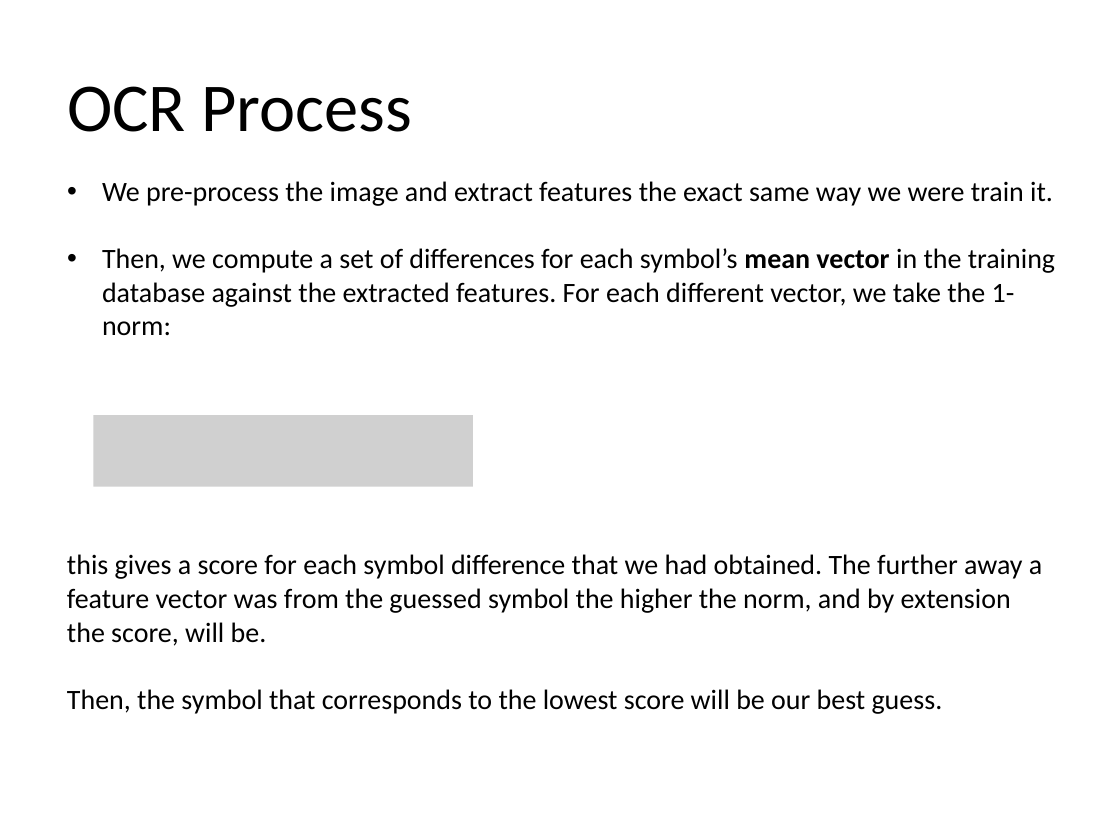
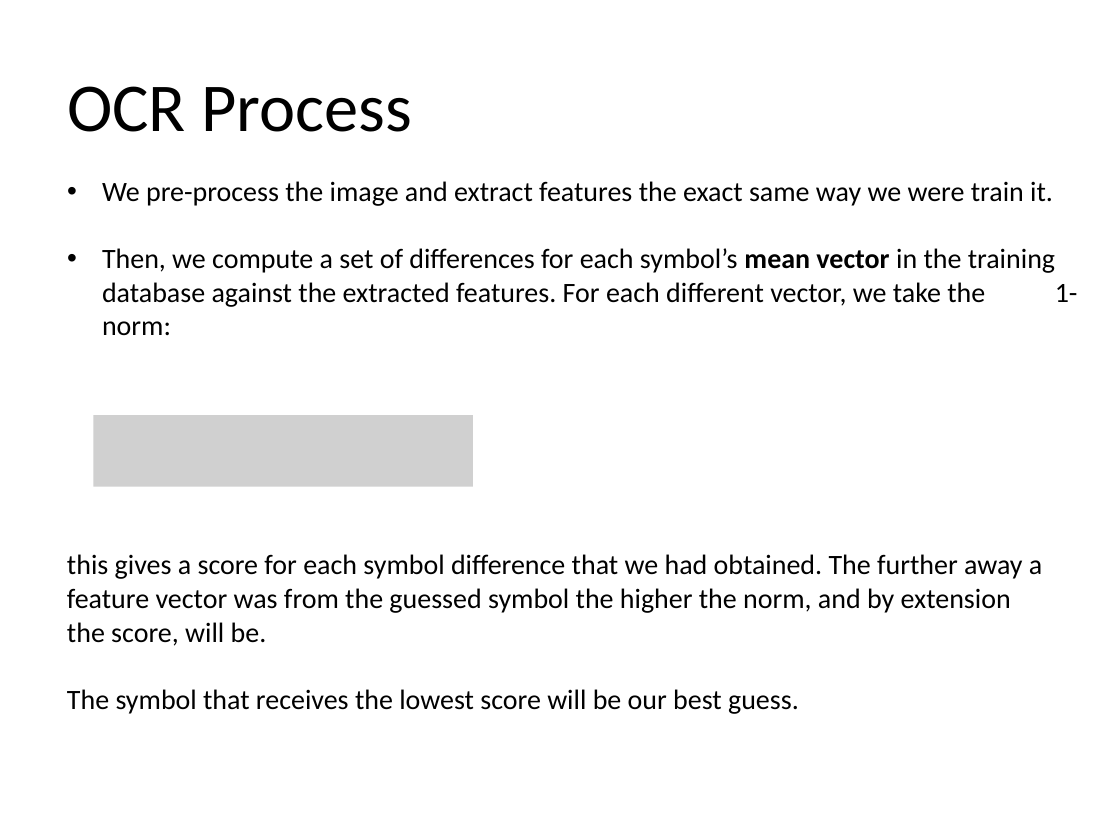
Before and after one commit to hilts-vaughan/cp467, a slide deck: slide 8 of Mean Vector Clustering w.pptx. Drawn at 1120x840 pixels with LibreOffice and Linux fonts; fonts in the diff are those of the drawing; grey boxes stand for pictures. Boxes give left, top, right and bottom in pixels: in the first picture for what was removed or moved away, otherwise in the second. Text is boxed around its words. In the diff, an @@ line names an element or a change of style, - is before the commit and + after.

Commit message:
Mean proof read

```diff
--- a/Mean Vector Clustering w.pptx
+++ b/Mean Vector Clustering w.pptx
@@ text "We pre-process the image and ..." rewrapped from <box>102,181,1055,335</box> to <box>102,181,1078,335</box> @@
@@ text at <box>67,554,1042,714</box>: text changed @@
-this gives a score for each symbol difference that we had obtained. The further away a feature vector was from the guessed symbol the higher the norm, and by extension the score, will be.
-Then, the symbol that corresponds to the lowest score will be our best guess.
+this gives a score for each symbol difference that we had obtained. The further away a feature vector was from the guessed symbol the higher the norm, and by extension the score, will be.
+The symbol that receives the lowest score will be our best guess.
```
Also in this commit, not shown: 4 other slides changed.
